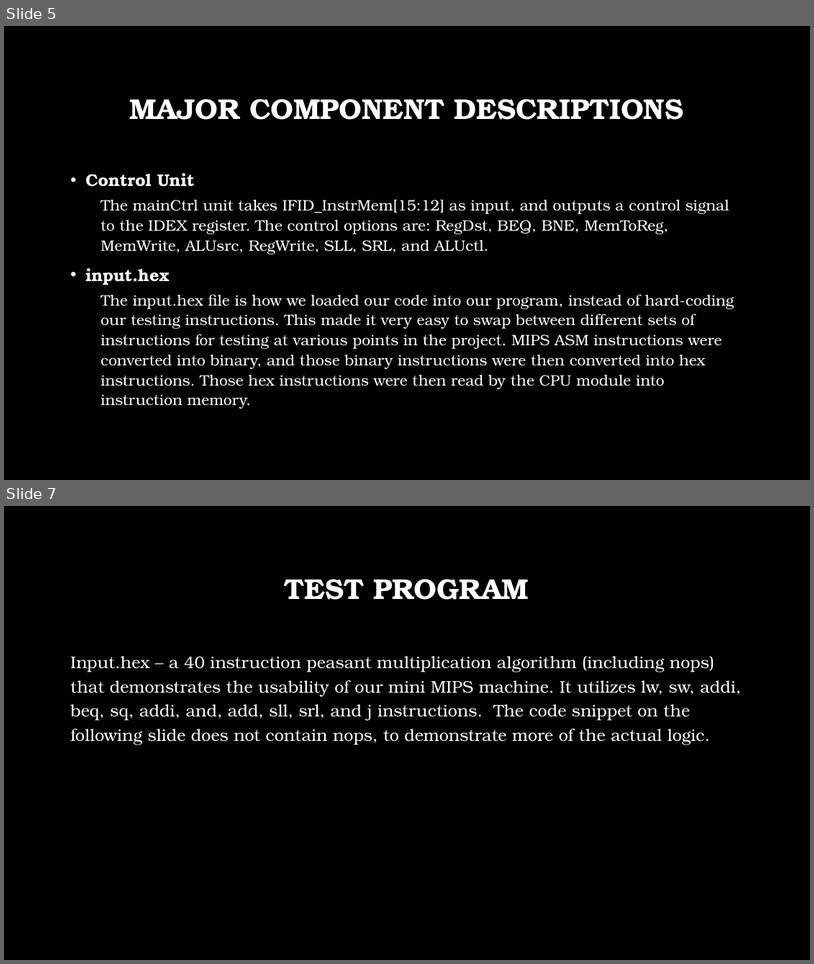
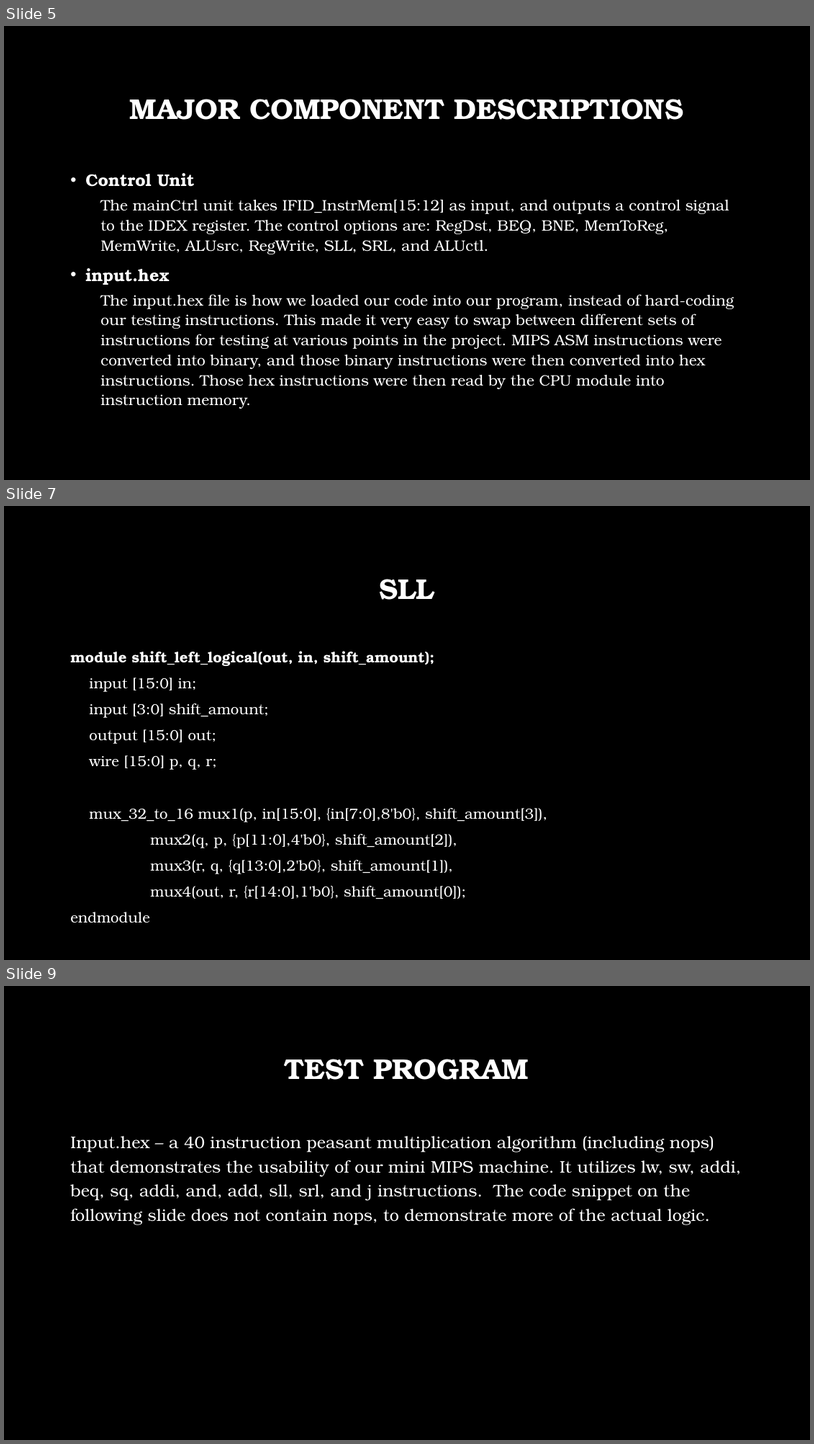
Before and after one commit to reishka/cs385-finalProject, a slide deck: CS385 Final Project.pptx. Shown one above the other, each under a label of ours: slides 5 and 7 before the commit, slides 5, 7 and 9 after it; the slides between them are not shown. The pictures are 814x964 and 814x1444 pixels, drawn with LibreOffice and Linux fonts; fonts in the diff are those of the drawing; background and template pictures are left out. Boxes give left, top, right and bottom in pixels: in the first picture for what was removed or moved away, otherwise in the second. Text is boxed around its words. In the diff, an @@ line names an element or a change of style, - is before the commit and + after.

```diff
--- a/CS385 Final Project.pptx
+++ b/CS385 Final Project.pptx
@@ slide 7 added at bbox=[4, 506, 810, 960], background picture (left out) @@
@@ title added at bbox=[379, 579, 435, 600], 34 pt, text #FFFFFF, bold @@
+SLL
@@ text added at bbox=[70, 651, 548, 922], 17.5 pt, text #FFFFFF @@
+module shift_left_logical(out, in, shift_amount);
+input [15:0] in;
+input [3:0] shift_amount;
+output [15:0] out;
+wire [15:0] p, q, r;
+mux_32_to_16 mux1(p, in[15:0], {in[7:0],8'b0}, shift_amount[3]),
+mux2(q, p, {p[11:0],4'b0}, shift_amount[2]),
+mux3(r, q, {q[13:0],2'b0}, shift_amount[1]),
+mux4(out, r, {r[14:0],1'b0}, shift_amount[0]);
+endmodule
@@ what was slide 7 is now slide 9 @@
```
Also in this commit, not shown: 1 other slide added.
